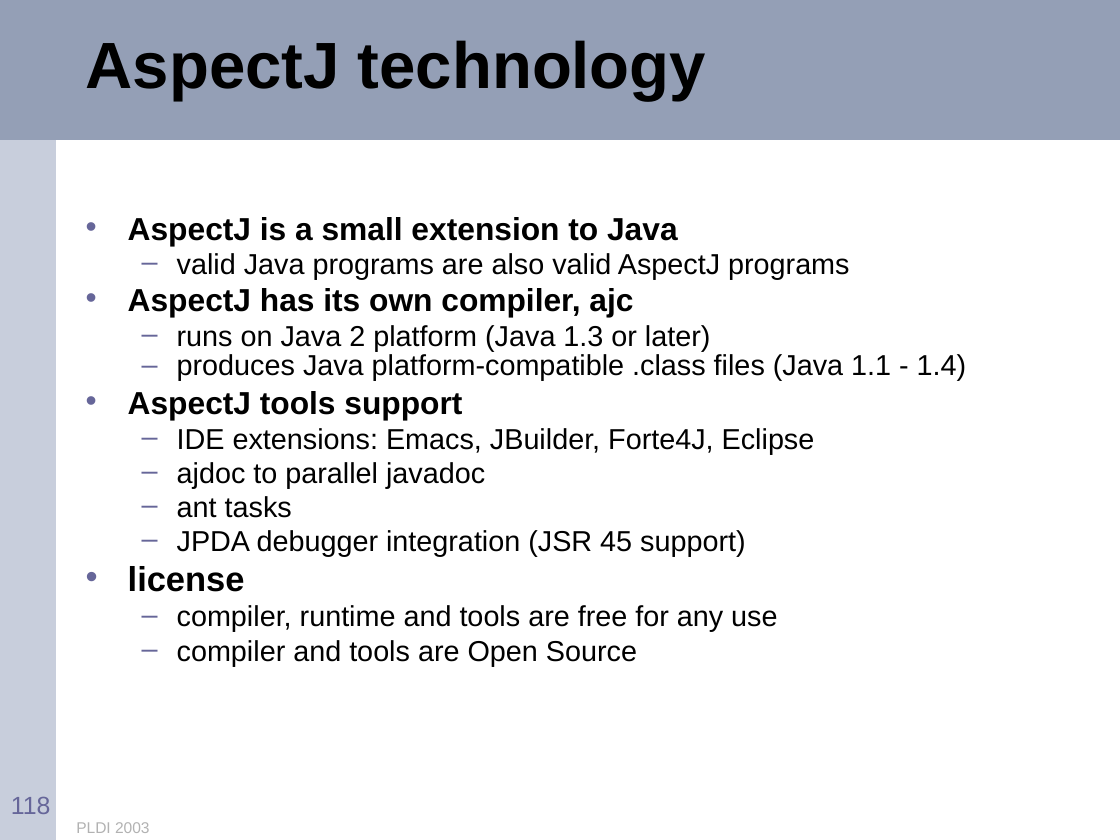
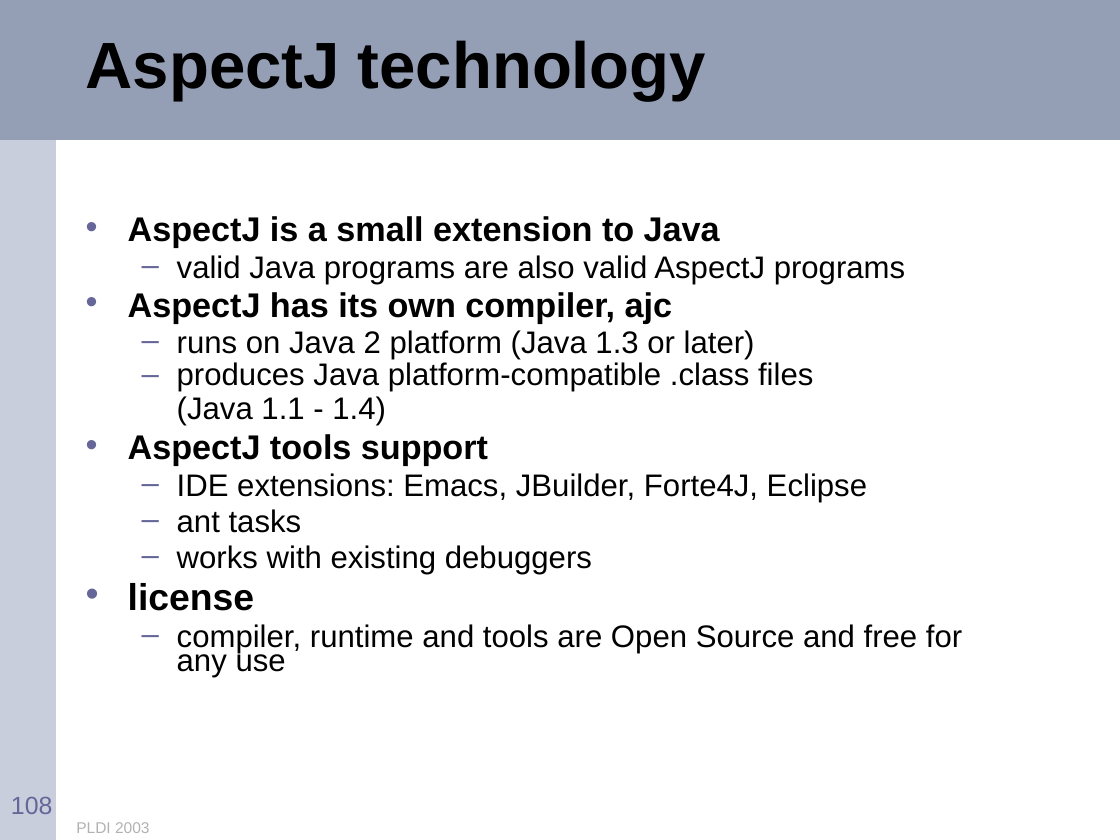
Before and after one commit to eclipse-aspectj/aspectj, a slide deck: slide 108 of docs/teaching/tutorial.ppt (slide 118 before the commit). Drawn at 1120x840 pixels with LibreOffice and Linux fonts; fonts in the diff are those of the drawing. Boxes give left, top, right and bottom in pixels: in the first picture for what was removed or moved away, otherwise in the second. Text is boxed around its words. In the diff, an @@ line names an element or a change of style, - is before the commit and + after.

```diff
--- a/docs/teaching/tutorial.ppt
+++ b/docs/teaching/tutorial.ppt
@@ text at [128,216,905,611]: size 20.4 to 22 pt in "AspectJ is a small extension to Java", "AspectJ has its own compiler, ajc", "AspectJ tools support"; size 18.5 to 20 pt in "valid Java programs are also valid AspectJ ...", "runs on Java 2 platform (Java 1.3 ...", "produces Java platform-compatible .class files (Java 1.1 ...", "IDE extensions: Emacs, JBuilder, Forte4J, Eclipse" and 1 more places; size 22.2 to 24 pt in "license" @@
@@ text at [177,462,485,488]: paragraph removed @@
-  – ajdoc to parallel javadoc
@@ text at [177,545,592,574]: text changed; size 18.5 to 20 pt @@
-  – JPDA debugger integration (JSR 45 support)
+  – works with existing debuggers
@@ text at [177,624,962,678]: text changed; size 18.5 to 20 pt @@
-  – compiler, runtime and tools are free for any use
-  – compiler and tools are Open Source
+  – compiler, runtime and tools are Open Source and free for any use
@@ page number at [11,797,52,814]: text changed @@
-118
+108
```
Also in this commit, not shown: 13 other slides changed, 2 slides added, 12 slides removed.
